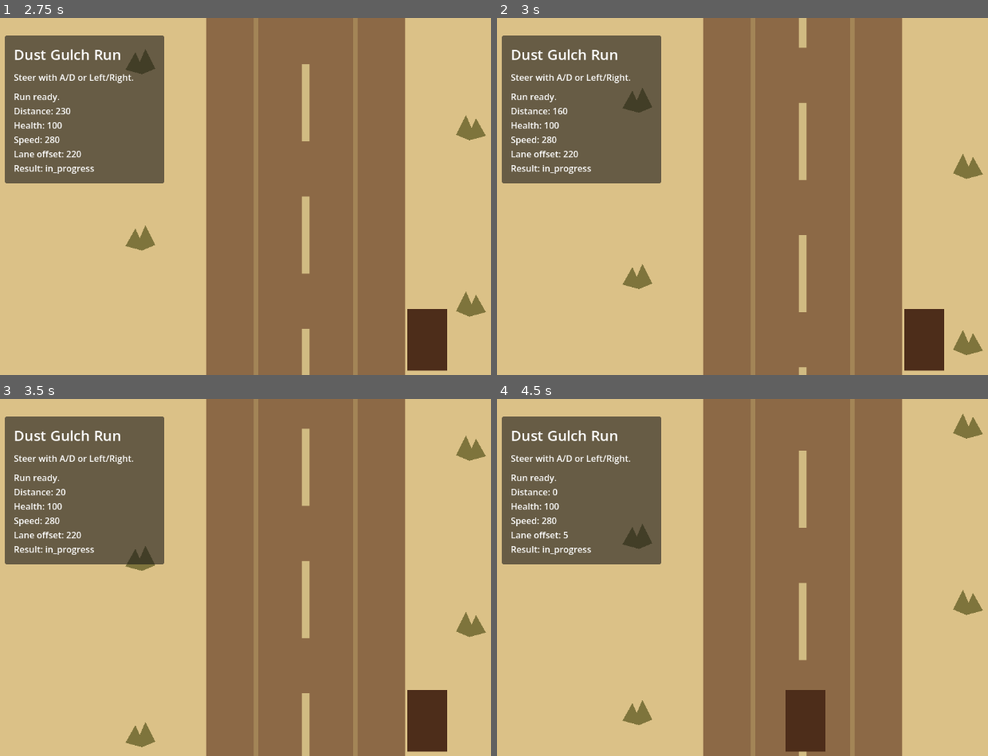
Above: before the commit, frames 1-4 (two rows, left to right).
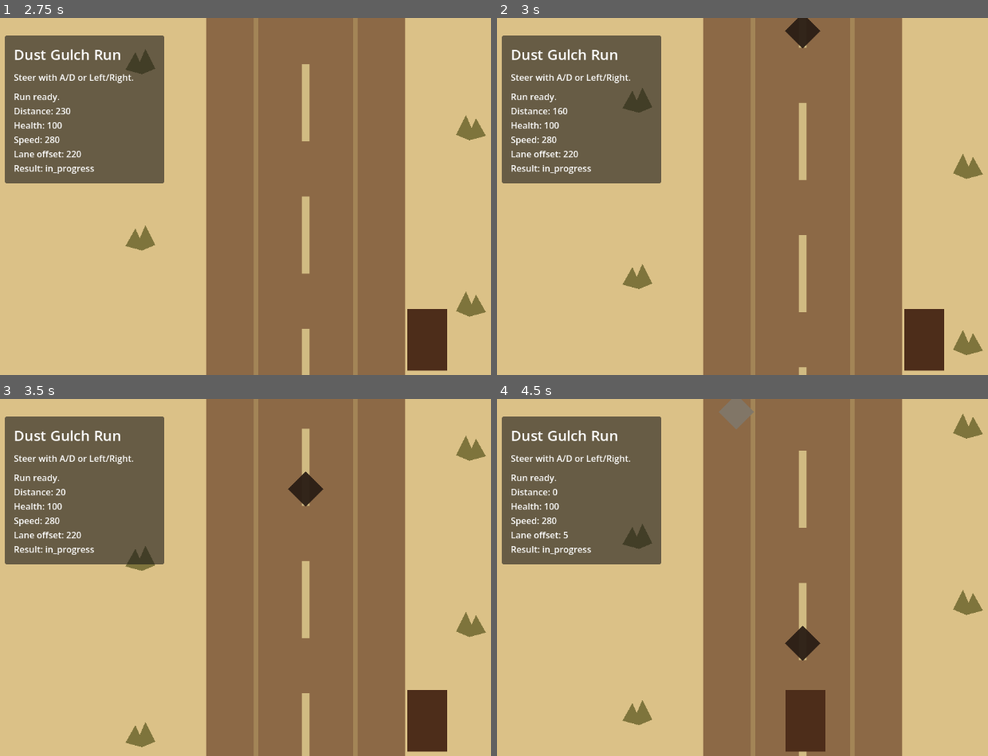
Above: after the commit, the same moments.

Repository: bbenefield89/The-Last-Delivery-to-Dust-Gulch
Game: Godot game, scene res://Scenes/AppRoot/AppRoot.tscn
Two runs of this game, one before a commit and one after it. Both use one fixed random seed, a clock stepped at 60 frames per second and the inputs below.
Inputs (mouse positions are in pixels of both pictures, inside the frame that each line leads up to):
- Up to frame 1 (2.75 s): tap Enter at 0.5 s; move the mouse to (446, 178) at 0.52 s; hold D (steer_right) 0.53-1.25 s; hold Shift 0.53-1.25 s; click (446, 178) at 0.67 s; drag from (176, 214) to (274, 267) at 1.27 s; move the mouse to (368, 117) at 2.02 s; hold D (steer_right) from 2.03 s (still down); tap Ctrl at 2.1 s
- Up to frame 2 (3 s): release D (steer_right) at 2.75 s; drag from (771, 267) to (609, 142) at 2.77 s
- Up to frame 3 (3.5 s): no input
- Up to frame 4 (4.5 s): move the mouse to (outside the picture) at 3.52 s; hold A (steer_left) 3.53-4.25 s; tap Delete at 3.6 s; drag from (609, 523) to (708, 488) at 4.27 s

Frame 1 is identical in both runs. In frame 2, 0.4% of the frame differs, in the area x 58-66%, y 0-9%; in frame 3, 0.4%; in frame 4, 0.7%, in the area x 45-66%, y 0-74%.

Commit message:
feat(hazards): add spawn pattern scaffold

Diff:
--- a/Scenes/RunScene/RunScene.tscn
+++ b/Scenes/RunScene/RunScene.tscn
@@ -1,6 +1,7 @@
-[gd_scene load_steps=2 format=3 uid="uid://v3sqh1pw8m2l"]
+[gd_scene load_steps=3 format=3 uid="uid://v3sqh1pw8m2l"]
 
 [ext_resource type="Script" path="res://Scenes/RunScene/run_scene.gd" id="1_4n0rj"]
+[ext_resource type="Script" path="res://Scripts/Hazards/hazard_spawner.gd" id="2_ok7u7"]
 
 [node name="RunScene" type="Node2D"]
 script = ExtResource("1_4n0rj")
@@ -34,6 +35,10 @@
 [node name="ScrollSegmentB" type="Node2D" parent="World/ScrollRoot"]
 unique_name_in_owner = true
 position = Vector2(0, -2880)
+
+[node name="HazardSpawner" type="Node2D" parent="World"]
+unique_name_in_owner = true
+script = ExtResource("2_ok7u7")
 
 [node name="Wagon" type="Polygon2D" parent="World"]
 unique_name_in_owner = true
--- a/Scenes/RunScene/run_scene.gd
+++ b/Scenes/RunScene/run_scene.gd
@@ -1,5 +1,6 @@
 extends Node2D
 
+const HazardSpawnerType := preload("res://Scripts/Hazards/hazard_spawner.gd")
 const RunStateType := preload("res://Scripts/RunState/run_state.gd")
 const STEER_ACTION_NEGATIVE := "steer_left"
 const STEER_ACTION_POSITIVE := "steer_right"
@@ -21,6 +22,7 @@
 var _scroll_offset := 0.0
 
 @onready var _camera: Camera2D = %Camera
+@onready var _hazard_spawner: HazardSpawnerType = %HazardSpawner
 @onready var _scroll_root: Node2D = %ScrollRoot
 @onready var _scroll_segment_a: Node2D = %ScrollSegmentA
 @onready var _scroll_segment_b: Node2D = %ScrollSegmentB
@@ -57,6 +59,7 @@
 		_run_state.distance_remaining - _run_state.current_speed * delta,
 	)
 	_scroll_offset = fposmod(_scroll_offset + _run_state.current_speed * delta, SCROLL_LOOP_HEIGHT)
+	_hazard_spawner.advance(_run_state.current_speed * delta)
 	_update_wagon_visual()
 	_update_scroll_visuals()
 	_update_camera_framing()
--- /dev/null
+++ b/Scripts/Hazards/hazard_spawner.gd
@@ -0,0 +1,94 @@
+extends Node2D
+class_name HazardSpawner
+
+const LANE_X_POSITIONS := [-120.0, 0.0, 120.0]
+const DEFAULT_SPAWN_Y := -920.0
+const DEFAULT_DESPAWN_Y := 900.0
+const PATTERN := [
+	{"type": &"pothole", "lane_index": 1, "spacing": 480.0},
+	{"type": &"rock", "lane_index": 0, "spacing": 420.0},
+	{"type": &"tumbleweed", "lane_index": 2, "spacing": 520.0},
+	{"type": &"rock", "lane_index": 1, "spacing": 440.0},
+	{"type": &"pothole", "lane_index": 0, "spacing": 500.0},
+	{"type": &"tumbleweed", "lane_index": 1, "spacing": 460.0},
+]
+
+const PLACEHOLDER_COLORS := {
+	&"pothole": Color(0.168627, 0.117647, 0.082353, 0.95),
+	&"rock": Color(0.501961, 0.470588, 0.411765, 0.95),
+	&"tumbleweed": Color(0.690196, 0.556863, 0.294118, 0.95),
+}
+
+var _pattern_index := 0
+var _distance_until_next_spawn := 0.0
+
+
+func _ready() -> void:
+	_prime_next_spawn()
+
+
+func advance(distance_delta: float) -> void:
+	_move_hazards(distance_delta)
+	_spawn_hazards(distance_delta)
+	_cleanup_hazards()
+
+
+func _move_hazards(distance_delta: float) -> void:
+	for child in get_children():
+		if child is Polygon2D:
+			child.position.y += distance_delta
+
+
+func _spawn_hazards(distance_delta: float) -> void:
+	if PATTERN.is_empty():
+		return
+
+	var remaining_distance := distance_delta
+	while _distance_until_next_spawn <= remaining_distance:
+		remaining_distance -= _distance_until_next_spawn
+		_spawn_current_entry()
+		advance_pattern()
+
+	_distance_until_next_spawn -= remaining_distance
+
+
+func advance_pattern() -> void:
+	_pattern_index = (_pattern_index + 1) % PATTERN.size()
+	_prime_next_spawn()
+
+
+func _prime_next_spawn() -> void:
+	if PATTERN.is_empty():
+		_distance_until_next_spawn = INF
+		return
+
+	_distance_until_next_spawn = PATTERN[_pattern_index]["spacing"]
+
+
+func _spawn_current_entry() -> void:
+	var entry: Dictionary = PATTERN[_pattern_index]
+	var hazard_type: StringName = entry["type"]
+	var lane_index: int = entry["lane_index"]
+	var hazard := _build_placeholder_hazard(hazard_type)
+	hazard.position = Vector2(LANE_X_POSITIONS[lane_index], DEFAULT_SPAWN_Y)
+	hazard.set_meta("hazard_type", hazard_type)
+	hazard.set_meta("lane_index", lane_index)
+	add_child(hazard)
+
+
+func _build_placeholder_hazard(hazard_type: StringName) -> Polygon2D:
+	var hazard := Polygon2D.new()
+	hazard.polygon = PackedVector2Array([
+		Vector2(0.0, -32.0),
+		Vector2(32.0, 0.0),
+		Vector2(0.0, 32.0),
+		Vector2(-32.0, 0.0),
+	])
+	hazard.color = PLACEHOLDER_COLORS.get(hazard_type, Color.WHITE)
+	return hazard
+
+
+func _cleanup_hazards() -> void:
+	for child in get_children():
+		if child is Polygon2D and child.position.y > DEFAULT_DESPAWN_Y:
+			child.queue_free()
--- /dev/null
+++ b/Tests/Unit/test_hazard_spawner.gd
@@ -0,0 +1,50 @@
+extends GutTest
+
+const HazardSpawnerType := preload("res://Scripts/Hazards/hazard_spawner.gd")
+
+
+func test_advance_spawns_pattern_entries_with_lane_and_type_metadata() -> void:
+	var spawner := HazardSpawnerType.new()
+	add_child_autofree(spawner)
+	await wait_process_frames(1)
+
+	spawner.advance(500.0)
+
+	var hazard: Polygon2D = spawner.get_child(0)
+	assert_eq(hazard.get_meta("hazard_type"), &"pothole")
+	assert_eq(hazard.get_meta("lane_index"), 1)
+	assert_eq(hazard.position.x, 0.0)
+
+
+func test_advance_cycles_through_multiple_hazard_types() -> void:
+	var spawner := HazardSpawnerType.new()
+	add_child_autofree(spawner)
+	await wait_process_frames(1)
+
+	spawner.advance(1500.0)
+
+	var spawned_types: Array[StringName] = []
+	for child in spawner.get_children():
+		if child is Polygon2D:
+			spawned_types.append(child.get_meta("hazard_type"))
+
+	assert_true(spawned_types.has(&"pothole"))
+	assert_true(spawned_types.has(&"rock"))
+	assert_true(spawned_types.has(&"tumbleweed"))
+
+
+func test_advance_removes_hazards_after_they_leave_the_screen() -> void:
+	var spawner := HazardSpawnerType.new()
+	add_child_autofree(spawner)
+	await wait_process_frames(1)
+
+	spawner.advance(500.0)
+
+	for child in spawner.get_children():
+		if child is Polygon2D:
+			child.position.y = 1200.0
+
+	spawner._cleanup_hazards()
+	await wait_process_frames(1)
+
+	assert_eq(spawner.get_child_count(), 0)
Not shown, added: Tests/Unit/test_hazard_spawner.gd.uid
Not shown, changed: kanban_tasks_data.kanban
